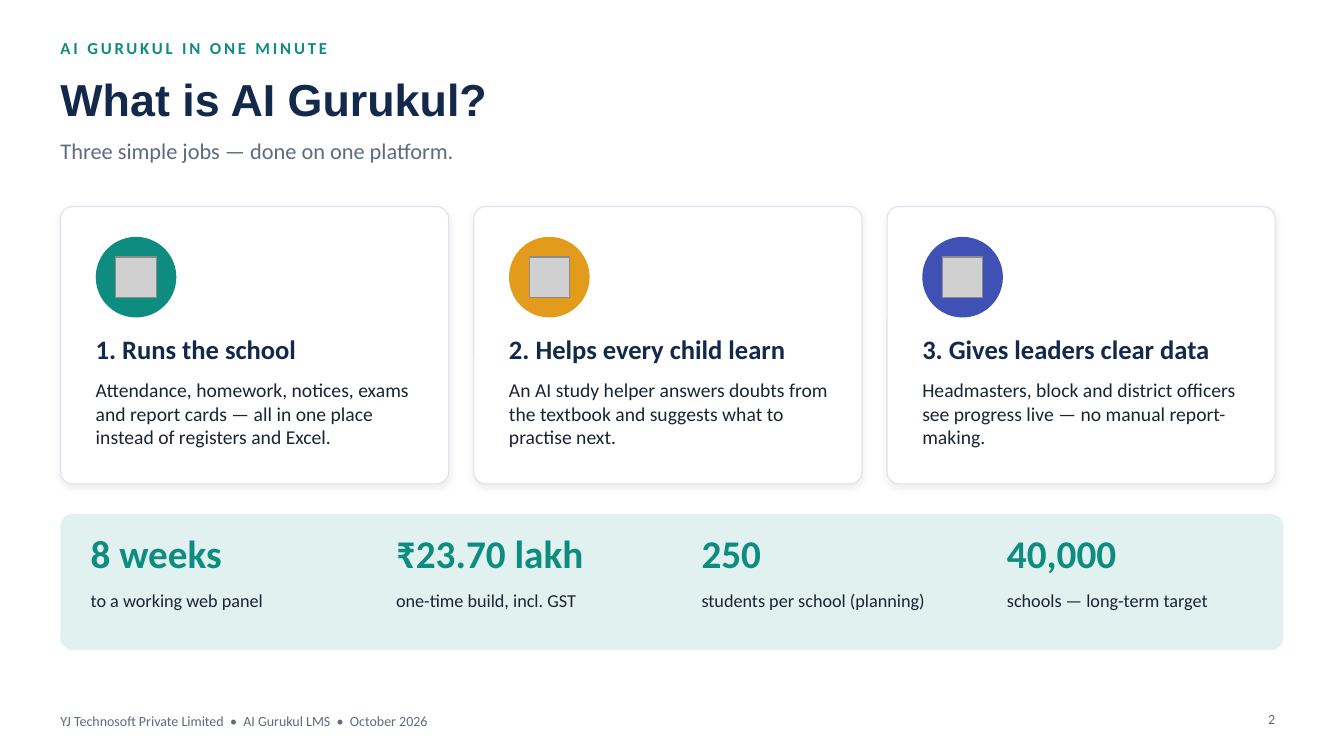
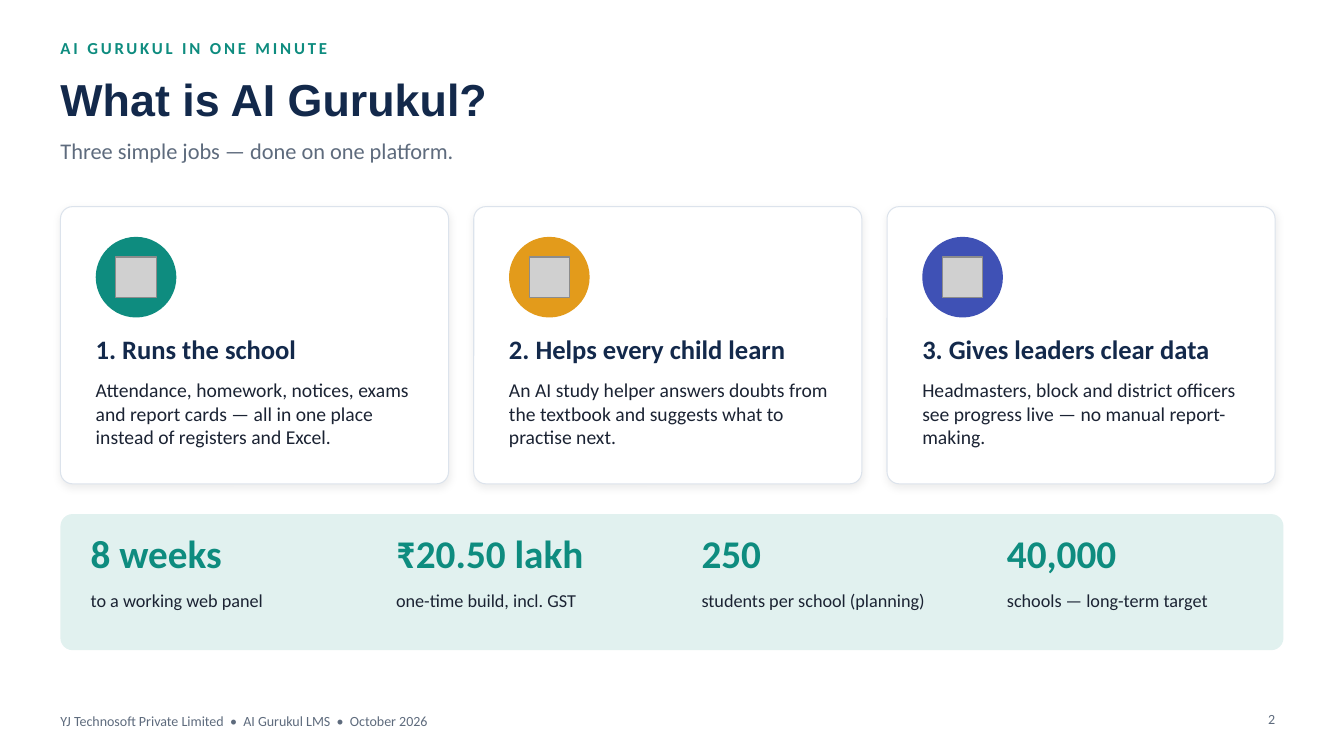
Before and after one commit to yatindradhurwe/yjtechnosoft, a slide deck: slide 2 of AI_Gurukul_Chhattisgarh_Edition.pptx. Drawn at 1344x756 pixels with LibreOffice and Linux fonts; fonts in the diff are those of the drawing; grey boxes stand for pictures. Boxes give left, top, right and bottom in pixels: in the first picture for what was removed or moved away, otherwise in the second. Text is boxed around its words. In the diff, an @@ line names an element or a change of style, - is before the commit and + after.

```diff
--- a/AI_Gurukul_Chhattisgarh_Edition.pptx
+++ b/AI_Gurukul_Chhattisgarh_Edition.pptx
@@ text at (x1=396, y1=540, x2=584, y2=569): text changed @@
-₹23.70 lakh
+₹20.50 lakh
```
Also in this commit, not shown: 2 other slides changed, 2 other files.
